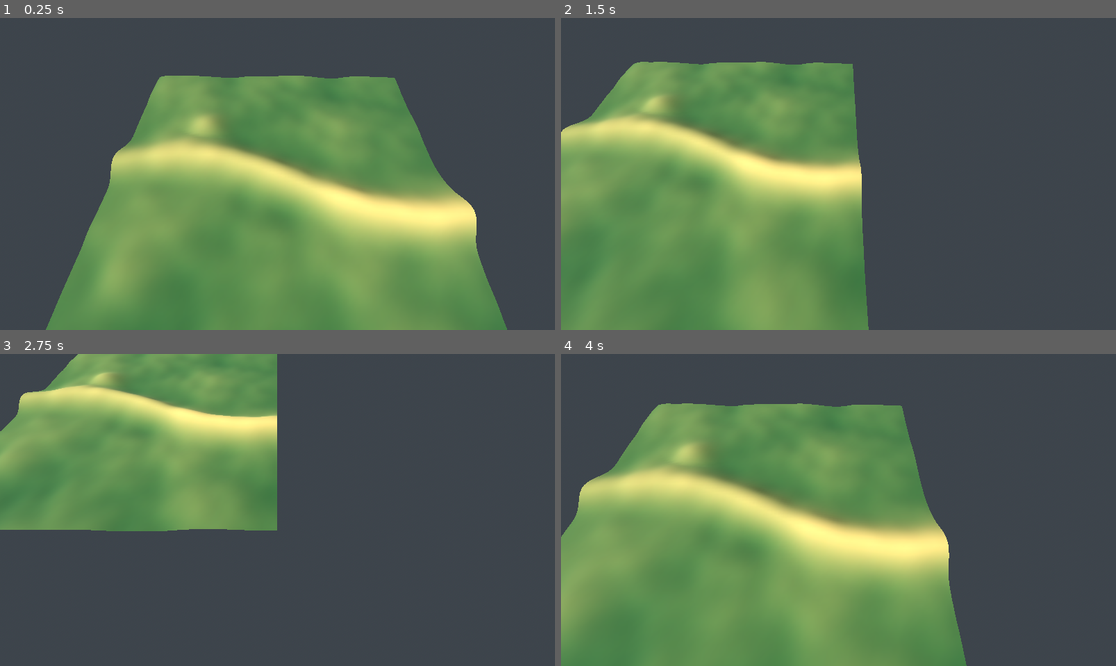
Above: before the commit, frames 1-4 (two rows, left to right).
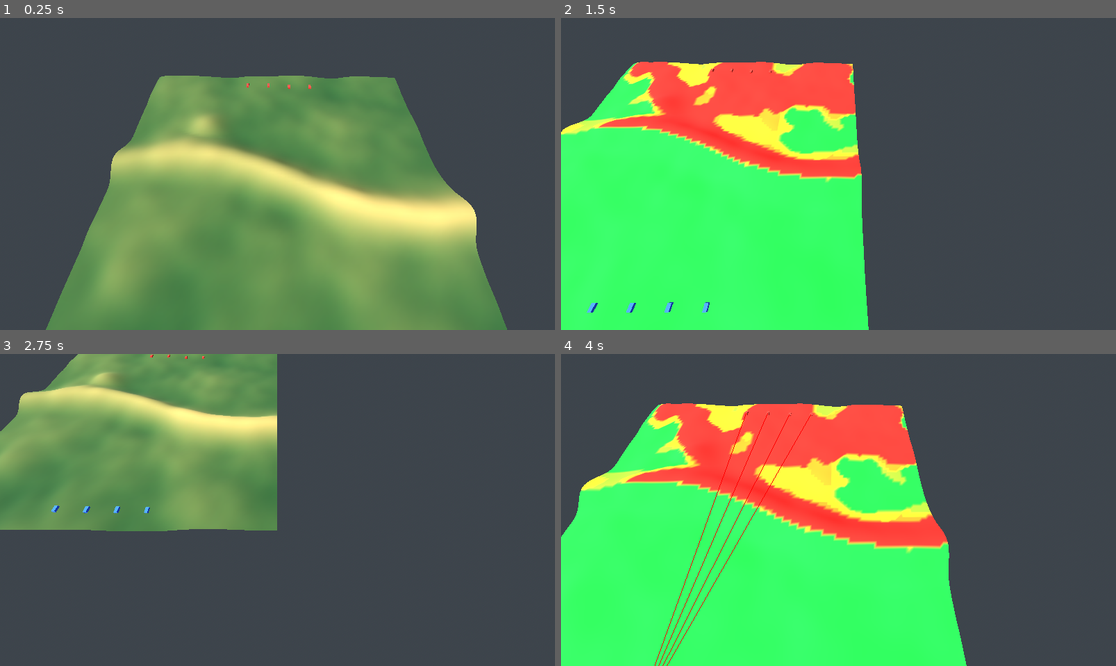
Above: after the commit, the same moments.

Repository: LeandroK99/Demogamev1
Game: Godot game, scene res://main.tscn
Same seed, same stepped clock (60 frames per second), same inputs: the game is played once before the commit and once after it.
Inputs (mouse positions are in pixels of both pictures, inside the frame that each line leads up to):
- Up to frame 1 (0.25 s): no input
- Up to frame 2 (1.5 s): tap Enter at 0.5 s; move the mouse to (960, 158) at 0.52 s; hold D 0.53-1.28 s; tap 1 at 0.6 s; click (960, 158) at 0.67 s; tap 2 at 0.8, 1.35 s; move the mouse to (727, 189) at 1.27 s; hold S from 1.28 s (still down)
- Up to frame 3 (2.75 s): tap 3 at 1.55, 2.1 s; move the mouse to (333, 441) at 2.02 s; release S at 2.03 s; hold D from 2.03 s (still down); tap 1 at 2.3 s
- Up to frame 4 (4 s): tap Space at 2.75 s; move the mouse to (810, 572) at 2.77 s; release D at 2.78 s; hold W 2.78-3.53 s; tap 1 at 2.85 s; click (810, 572) at 2.92 s; tap 2 at 3.05, 3.6 s; move the mouse to (1005, 556) at 3.52 s; hold A from 3.53 s (still down); tap 3 at 3.8 s

The runs differ from the first frame. In frame 1, less than 0.1% of the frame differs, in the area x 44-57%, y 20-23%; in frame 2, 45%; in frame 3, less than 0.1%; in frame 4, 53%, in the area x 0-74%, y 15-100%.

Commit message:
fase 2: línea de visión, mapa de exposición, candidatos hull-down y overlays 1/2/3
Co-Authored-By: Claude Opus 5.5 <noreply@anthropic.com>
Claude-Session: https://claude.ai/code/session_01FRAVKNdtrRtA3qXnwYqQmN

Diff:
--- a/game/main.gd
+++ b/game/main.gd
@@ -4,6 +4,12 @@
 var height_field: HeightField
 var terrain_view: TerrainView
 var camera_rig: CameraRTS
+var analysis: TerrainAnalysis
+var overlay: Overlay
+
+# Provisorio hasta la fase 3 (unidades): posiciones fijas para probar los overlays
+var placeholder_blue: Array[Vector2i] = [Vector2i(36, 89), Vector2i(44, 89), Vector2i(52, 89), Vector2i(60, 89)]
+var placeholder_red: Array[Vector2i] = [Vector2i(36, 6), Vector2i(44, 6), Vector2i(52, 6), Vector2i(60, 6)]
 
 
 func _ready() -> void:
@@ -39,4 +45,27 @@
 	world_env.environment = env
 	add_child(world_env)
 
+	analysis = TerrainAnalysis.new(height_field)
+	overlay = Overlay.new()
+	add_child(overlay)
+	overlay.setup(terrain_view, analysis)
+	overlay.set_context(placeholder_red, placeholder_blue[0])
+	for c: Vector2i in placeholder_blue:
+		_spawn_placeholder(c, Color(0.2, 0.4, 1.0))
+	for c: Vector2i in placeholder_red:
+		_spawn_placeholder(c, Color(1.0, 0.2, 0.15))
+
 	print("Hull-Down OK")
+
+
+## Poste de color en una celda (provisorio hasta la fase 3).
+func _spawn_placeholder(c: Vector2i, color: Color) -> void:
+	var mesh: BoxMesh = BoxMesh.new()
+	mesh.size = Vector3(3.5, 2.2, 7.0)
+	var mat: StandardMaterial3D = StandardMaterial3D.new()
+	mat.albedo_color = color
+	mesh.material = mat
+	var mi: MeshInstance3D = MeshInstance3D.new()
+	mi.mesh = mesh
+	mi.position = height_field.cell_to_world(c) + Vector3.UP * 1.1
+	add_child(mi)
--- /dev/null
+++ b/game/overlay.gd
@@ -0,0 +1,121 @@
+class_name Overlay
+extends Node3D
+## Overlays de análisis: 1 = exposición azul, 2 = candidatos hull-down, 3 = líneas de LOS.
+
+const CANDIDATE_COUNT: int = 10
+const COLOR_SAFE: Color = Color(0.1, 0.75, 0.2)
+const COLOR_MID: Color = Color(0.95, 0.85, 0.1)
+const COLOR_EXPOSED: Color = Color(0.9, 0.15, 0.1)
+
+var terrain_view: TerrainView
+var analysis: TerrainAnalysis
+var threats: Array[Vector2i] = [] # amenazas conocidas por el bando azul
+var selected_cell: Vector2i = Vector2i(-1, -1)
+
+var _show_exposure: bool = false
+var _show_candidates: bool = false
+var _show_los: bool = false
+var _exposure_cache: PackedFloat32Array = PackedFloat32Array()
+var _markers: Node3D = Node3D.new()
+var _lines_mesh: ImmediateMesh = ImmediateMesh.new()
+var _line_material: StandardMaterial3D = StandardMaterial3D.new()
+
+
+func setup(tv: TerrainView, ta: TerrainAnalysis) -> void:
+	terrain_view = tv
+	analysis = ta
+	add_child(_markers)
+	var lines: MeshInstance3D = MeshInstance3D.new()
+	lines.mesh = _lines_mesh
+	add_child(lines)
+	_line_material.shading_mode = BaseMaterial3D.SHADING_MODE_UNSHADED
+	_line_material.vertex_color_use_as_albedo = true
+	_line_material.no_depth_test = true
+
+
+## Actualiza amenazas y unidad seleccionada; recalcula los overlays activos.
+func set_context(p_threats: Array[Vector2i], p_selected: Vector2i) -> void:
+	threats = p_threats
+	selected_cell = p_selected
+	_exposure_cache = PackedFloat32Array()
+	_refresh()
+
+
+func _unhandled_input(event: InputEvent) -> void:
+	var key: InputEventKey = event as InputEventKey
+	if key == null or not key.pressed or key.echo:
+		return
+	match key.physical_keycode:
+		KEY_1:
+			_show_exposure = not _show_exposure
+		KEY_2:
+			_show_candidates = not _show_candidates
+		KEY_3:
+			_show_los = not _show_los
+		_:
+			return
+	_refresh()
+
+
+func _refresh() -> void:
+	_refresh_exposure()
+	_refresh_candidates()
+	_refresh_los()
+
+
+func _refresh_exposure() -> void:
+	if not _show_exposure:
+		terrain_view.clear_overlay()
+		return
+	if _exposure_cache.is_empty():
+		_exposure_cache = analysis.exposure_map(threats)
+	var colors: PackedColorArray = PackedColorArray()
+	colors.resize(_exposure_cache.size())
+	for i: int in _exposure_cache.size():
+		colors[i] = exposure_color(_exposure_cache[i])
+	terrain_view.set_overlay_colors(colors)
+
+
+## Verde = 0, amarillo = 0,5, rojo = 1.
+static func exposure_color(e: float) -> Color:
+	if e <= 0.5:
+		return COLOR_SAFE.lerp(COLOR_MID, e * 2.0)
+	return COLOR_MID.lerp(COLOR_EXPOSED, (e - 0.5) * 2.0)
+
+
+func _refresh_candidates() -> void:
+	for child: Node in _markers.get_children():
+		child.queue_free()
+	if not _show_candidates or not analysis.height_field.in_bounds(selected_cell):
+		return
+	var cands: Array[Dictionary] = analysis.hulldown_candidates(selected_cell, threats, Config.HULLDOWN_RADIUS)
+	for i: int in mini(CANDIDATE_COUNT, cands.size()):
+		var c: Dictionary = cands[i]
+		var color: Color = Color.CYAN if (c["hull_hidden"] and c["can_fire"]) else Color.WHITE
+		var mesh: CylinderMesh = CylinderMesh.new()
+		mesh.top_radius = 1.0
+		mesh.bottom_radius = 1.0
+		mesh.height = 6.0
+		var mat: StandardMaterial3D = StandardMaterial3D.new()
+		mat.shading_mode = BaseMaterial3D.SHADING_MODE_UNSHADED
+		mat.albedo_color = color
+		mesh.material = mat
+		var mi: MeshInstance3D = MeshInstance3D.new()
+		mi.mesh = mesh
+		mi.position = analysis.height_field.cell_to_world(c["cell"]) + Vector3.UP * 3.0
+		_markers.add_child(mi)
+
+
+func _refresh_los() -> void:
+	_lines_mesh.clear_surfaces()
+	var hf: HeightField = analysis.height_field
+	if not _show_los or not hf.in_bounds(selected_cell) or threats.is_empty():
+		return
+	_lines_mesh.surface_begin(Mesh.PRIMITIVE_LINES, _line_material)
+	var eye: Vector3 = hf.cell_to_world(selected_cell) + Vector3.UP * Config.EYE_H
+	for th: Vector2i in threats:
+		var sees: bool = analysis.los(selected_cell, Config.EYE_H, th, Config.CENTER_H)
+		_lines_mesh.surface_set_color(Color.GREEN if sees else Color.RED)
+		_lines_mesh.surface_add_vertex(eye)
+		_lines_mesh.surface_add_vertex(hf.cell_to_world(th) + Vector3.UP * Config.CENTER_H)
+	_lines_mesh.surface_end()
--- a/sim/config.gd
+++ b/sim/config.gd
@@ -36,3 +36,11 @@
 const MINOR_HILL_H_MAX: float = 0.35
 const MINOR_HILL_R_MIN: float = 5.0 # celdas
 const MINOR_HILL_R_MAX: float = 8.0
+
+# --- Línea de visión y exposición ---
+const LOS_STEP: float = 0.5 # celdas entre muestras de la recta
+const LOS_EPSILON: float = 0.05 # margen en metros para considerar que el terreno tapa
+const HULLDOWN_MAX_SLOPE: float = 3.0 # metros; celdas más empinadas no son candidatas
+const HULLDOWN_W_HIDDEN: float = 3.0 # peso de "casco oculto" en el puntaje
+const HULLDOWN_W_FIRE: float = 2.0 # peso de "puede disparar" en el puntaje
+const HULLDOWN_DIST_DIV: float = 10.0 # celdas de distancia que restan 1 punto
--- /dev/null
+++ b/sim/terrain_analysis.gd
@@ -0,0 +1,97 @@
+class_name TerrainAnalysis
+extends RefCounted
+## Línea de visión, mapas de exposición y búsqueda de posiciones hull-down.
+
+var height_field: HeightField
+
+
+func _init(hf: HeightField) -> void:
+	height_field = hf
+
+
+## ¿Hay línea de visión entre un punto a from_h metros sobre from_cell
+## y otro a to_h metros sobre to_cell? Muestrea la recta cada LOS_STEP celdas.
+func los(from_cell: Vector2i, from_h: float, to_cell: Vector2i, to_h: float) -> bool:
+	var hf: HeightField = height_field
+	var size: int = hf.size
+	var hs: PackedFloat32Array = hf.heights
+	var ax: float = float(from_cell.x)
+	var ay: float = float(from_cell.y)
+	var dx: float = float(to_cell.x) - ax
+	var dy: float = float(to_cell.y) - ay
+	var dist: float = sqrt(dx * dx + dy * dy)
+	var ha: float = hf.height_at_cell(from_cell) + from_h
+	var dh: float = hf.height_at_cell(to_cell) + to_h - ha
+	var t_step: float = Config.LOS_STEP / maxf(dist, 0.0001)
+	var t: float = t_step
+	while t < 1.0:
+		# Bilineal en línea (es el bucle caliente)
+		var x: float = ax + dx * t
+		var y: float = ay + dy * t
+		var x0: int = mini(int(x), size - 2)
+		var y0: int = mini(int(y), size - 2)
+		var tx: float = x - float(x0)
+		var ty: float = y - float(y0)
+		var i: int = y0 * size + x0
+		var h0: float = hs[i] + (hs[i + 1] - hs[i]) * tx
+		var h1: float = hs[i + size] + (hs[i + size + 1] - hs[i + size]) * tx
+		var ground: float = h0 + (h1 - h0) * ty
+		if ground > ha + dh * t - Config.LOS_EPSILON:
+			return false
+		t += t_step
+	return true
+
+
+## Distancia en metros entre dos celdas.
+static func dist_m(a: Vector2i, b: Vector2i) -> float:
+	return Vector2(a).distance_to(Vector2(b)) * Config.CELL_SIZE
+
+
+## Exposición por celda: fracción de amenazas (a <= MAX_RANGE) que ven el casco.
+## 0 = cubierta; 1 = vista por todas.
+func exposure_map(threats: Array[Vector2i]) -> PackedFloat32Array:
+	var start_ms: int = Time.get_ticks_msec()
+	var size: int = height_field.size
+	var result: PackedFloat32Array = PackedFloat32Array()
+	result.resize(size * size)
+	result.fill(0.0)
+	if threats.is_empty():
+		return result
+	var inv: float = 1.0 / float(threats.size())
+	for y: int in size:
+		for x: int in size:
+			var c: Vector2i = Vector2i(x, y)
+			var seen: int = 0
+			for th: Vector2i in threats:
+				if dist_m(th, c) <= Config.MAX_RANGE and los(th, Config.EYE_H, c, Config.HULL_H):
+					seen += 1
+			result[y * size + x] = float(seen) * inv
+	print("exposure_map: %d ms (%d amenazas)" % [Time.get_ticks_msec() - start_ms, threats.size()])
+	return result
+
+
+## Candidatos hull-down alrededor de origin, ordenados por puntaje descendente.
+## Cada uno: {cell, score, can_fire, hull_hidden}.
+func hulldown_candidates(origin: Vector2i, threats: Array[Vector2i], radius: int) -> Array[Dictionary]:
+	var out: Array[Dictionary] = []
+	var hf: HeightField = height_field
+	for dy: int in range(-radius, radius + 1):
+		for dx: int in range(-radius, radius + 1):
+			if dx * dx + dy * dy > radius * radius:
+				continue
+			var c: Vector2i = origin + Vector2i(dx, dy)
+			if not hf.in_bounds(c) or hf.slope_at(c) >= Config.HULLDOWN_MAX_SLOPE:
+				continue
+			var can_fire: bool = false
+			var hull_hidden: bool = true
+			for th: Vector2i in threats:
+				if not can_fire and dist_m(c, th) <= Config.MAX_RANGE and los(c, Config.EYE_H, th, Config.CENTER_H):
+					can_fire = true
+				if hull_hidden and los(th, Config.EYE_H, c, Config.HULL_H):
+					hull_hidden = false
+			var score: float = Config.HULLDOWN_W_HIDDEN * float(hull_hidden) \
+				+ Config.HULLDOWN_W_FIRE * float(can_fire) \
+				- Vector2(origin).distance_to(Vector2(c)) / Config.HULLDOWN_DIST_DIV
+			out.append({"cell": c, "score": score, "can_fire": can_fire, "hull_hidden": hull_hidden})
+	out.sort_custom(func(a: Dictionary, b: Dictionary) -> bool: return float(a["score"]) > float(b["score"]))
+	return out
--- /dev/null
+++ b/tests/test_terrain_analysis.gd
@@ -0,0 +1,61 @@
+extends TestBase
+## Tests de TerrainAnalysis sobre HeightField sintéticos armados a mano.
+
+const N: int = 64
+
+
+## Loma recta a lo largo de y, centrada en la columna cx, con perfil triangular.
+func _ridge_map(cx: int, h: float, falloff: float) -> HeightField:
+	var hf: HeightField = HeightField.new(N)
+	for y: int in N:
+		for x: int in N:
+			hf.set_height(Vector2i(x, y), maxf(0.0, h - absf(float(x - cx)) * falloff))
+	return hf
+
+
+func test_los_flat() -> void:
+	var ta: TerrainAnalysis = TerrainAnalysis.new(HeightField.new(N))
+	assert_true(ta.los(Vector2i(5, 10), Config.EYE_H, Vector2i(55, 10), Config.HULL_H), "llano a 50 celdas")
+
+
+func test_los_blocked_by_wall() -> void:
+	var hf: HeightField = HeightField.new(N)
+	for y: int in N:
+		hf.set_height(Vector2i(30, y), 10.0)
+	var ta: TerrainAnalysis = TerrainAnalysis.new(hf)
+	assert_true(not ta.los(Vector2i(5, 10), Config.EYE_H, Vector2i(55, 10), Config.HULL_H), "pared de 10 m")
+
+
+func test_reverse_slope() -> void:
+	var ta: TerrainAnalysis = TerrainAnalysis.new(_ridge_map(30, 6.0, 1.5))
+	var observer: Vector2i = Vector2i(10, 32)
+	assert_true(ta.los(observer, Config.EYE_H, Vector2i(30, 32), Config.HULL_H), "ve la celda de la cresta")
+	assert_true(not ta.los(observer, Config.EYE_H, Vector2i(35, 32), Config.HULL_H), "no ve 5 celdas detrás")
+
+
+func test_hulldown_candidate_exists() -> void:
+	var ta: TerrainAnalysis = TerrainAnalysis.new(_ridge_map(30, 1.8, 0.6))
+	var threats: Array[Vector2i] = [Vector2i(10, 32)]
+	var cands: Array[Dictionary] = ta.hulldown_candidates(Vector2i(40, 32), threats, Config.HULLDOWN_RADIUS)
+	var found: bool = false
+	for c: Dictionary in cands:
+		if c["hull_hidden"] and c["can_fire"]:
+			found = true
+			break
+	assert_true(found, "hay un candidato con casco oculto que puede disparar")
+	assert_true(cands[0]["hull_hidden"] and cands[0]["can_fire"], "el mejor candidato es hull-down")
+
+
+func test_exposure_flat_in_range() -> void:
+	var hf: HeightField = HeightField.new(Config.GRID_SIZE)
+	var ta: TerrainAnalysis = TerrainAnalysis.new(hf)
+	var threat: Vector2i = Vector2i(48, 48)
+	var threats: Array[Vector2i] = [threat]
+	var exp_map: PackedFloat32Array = ta.exposure_map(threats)
+	var bad: int = 0
+	for y: int in hf.size:
+		for x: int in hf.size:
+			var c: Vector2i = Vector2i(x, y)
+			if TerrainAnalysis.dist_m(threat, c) < Config.MAX_RANGE and exp_map[y * hf.size + x] != 1.0:
+				bad += 1
+	assert_eq(bad, 0, "celdas en rango con exposición distinta de 1")
Not shown, added: game/overlay.gd.uid
Not shown, added: sim/terrain_analysis.gd.uid
Not shown, added: tests/test_terrain_analysis.gd.uid
